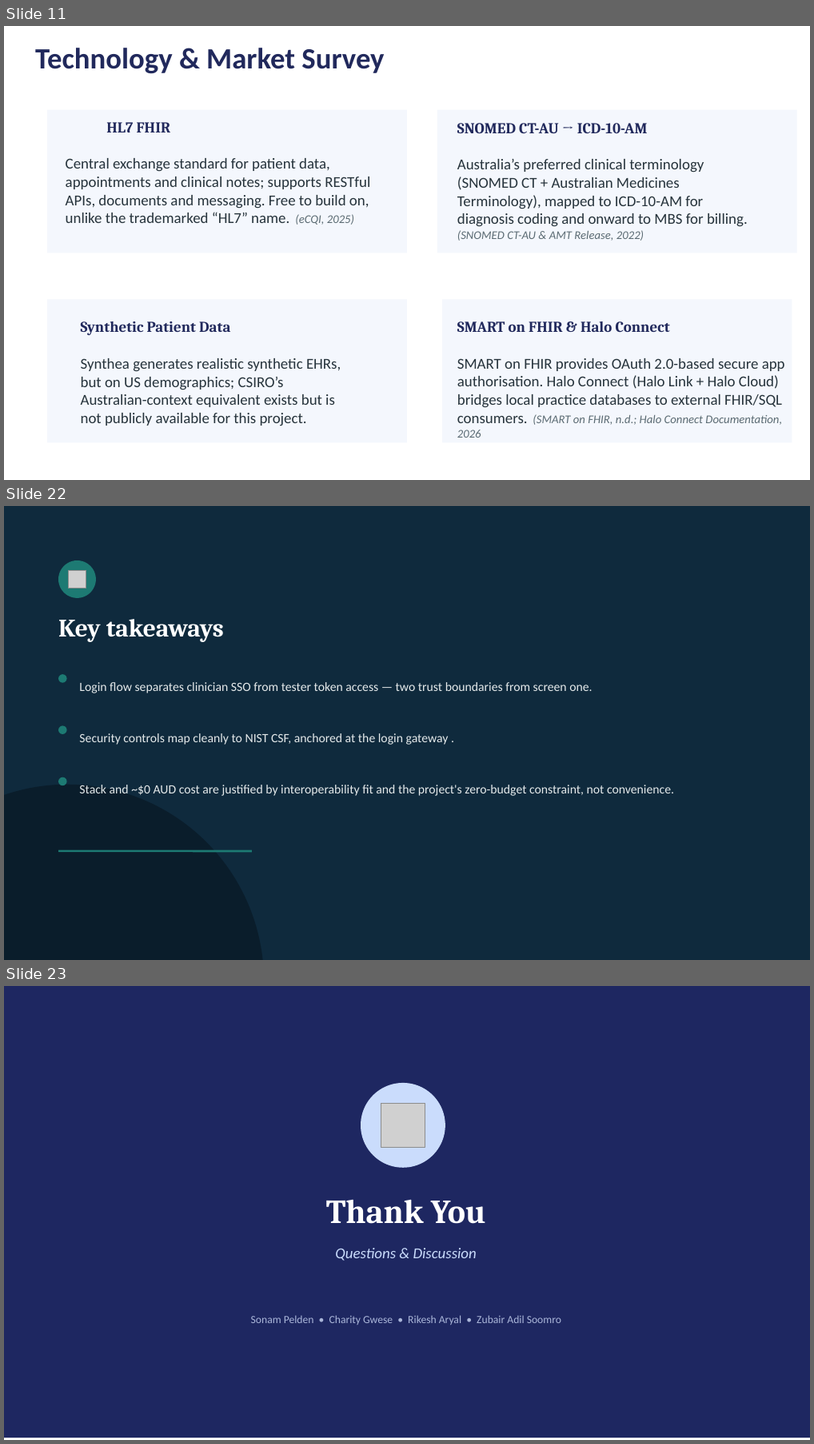
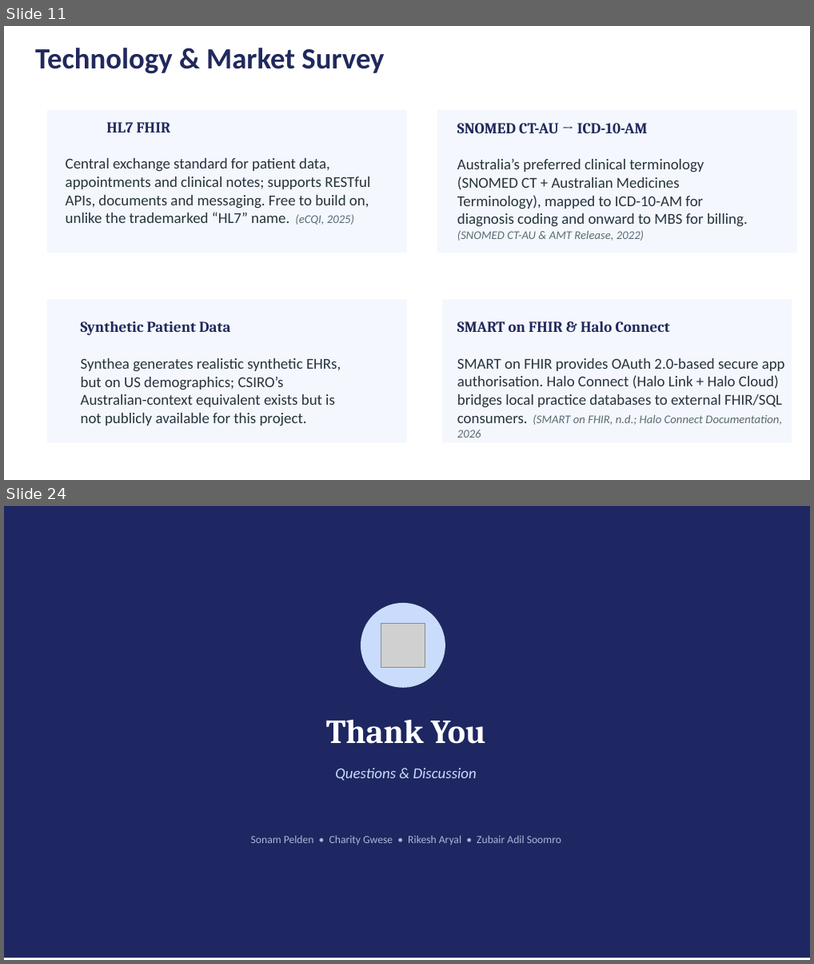
Before and after one commit to SkinnySeal17/HEAALTHCARE_SYSTEM, a slide deck: DOCUMENTS/Presentation_Assignment2.pptx. Shown one above the other, each under a label of ours: slides 11, 22 and 23 before the commit, slides 11 and 24 after it; the slides between them are not shown. The pictures are 814x1444 and 814x964 pixels, drawn with LibreOffice and Linux fonts; fonts in the diff are those of the drawing; grey boxes stand for pictures. Boxes give left, top, right and bottom in pixels: in the first picture for what was removed or moved away, otherwise in the second. Text is boxed around its words. In the diff, an @@ line names an element or a change of style, - is before the commit and + after.

```diff
--- a/DOCUMENTS/Presentation_Assignment2.pptx
+++ b/DOCUMENTS/Presentation_Assignment2.pptx
@@ slide 22 removed at bbox=[4, 506, 810, 960], background #0F2A3D @@
@@ ellipse removed at bbox=[58, 560, 96, 598] @@
@@ picture removed at bbox=[68, 570, 86, 588] @@
@@ text removed at bbox=[58, 619, 224, 642] @@
-Key takeaways
@@ ellipse removed at bbox=[58, 674, 67, 683] @@
@@ text removed at bbox=[79, 682, 592, 693] @@
-Login flow separates clinician SSO from tester token access — two trust boundaries from screen one.
@@ ellipse removed at bbox=[58, 725, 67, 734] @@
@@ text removed at bbox=[79, 733, 449, 744] @@
-Security controls map cleanly to NIST CSF, anchored at the login gateway .
@@ ellipse removed at bbox=[4, 784, 264, 960] @@
@@ ellipse removed at bbox=[58, 777, 67, 785] @@
@@ text removed at bbox=[79, 784, 674, 796] @@
-Stack and ~$0 AUD cost are justified by interoperability fit and the project's zero-budget constraint, not convenience.
@@ line removed from (58, 851) to (252, 851) @@
@@ what was slide 23 is now slide 24 @@
```
Also in this commit, not shown: 10 slides changed, 4 slides added, 2 other slides removed.
